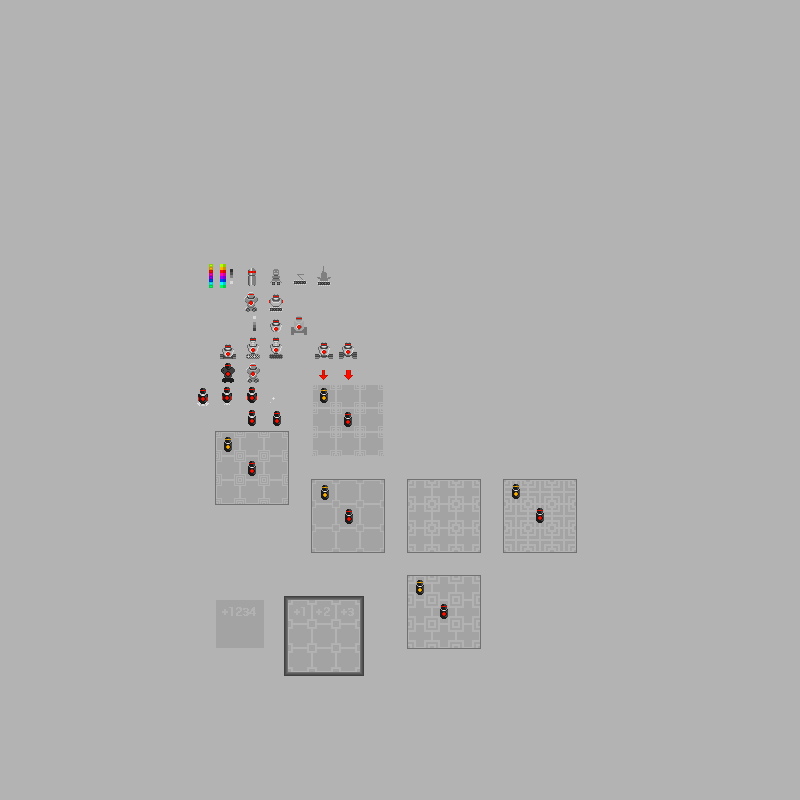
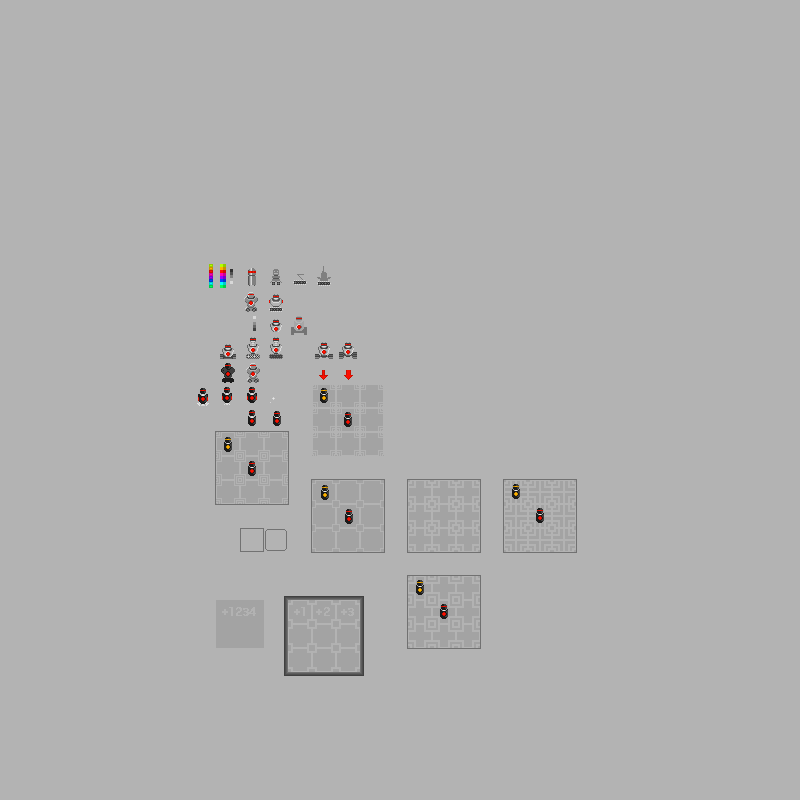
Layers edited between the first and the second 800×800 image:
painted on "Ebene #1" over [240, 528, 287, 552]
